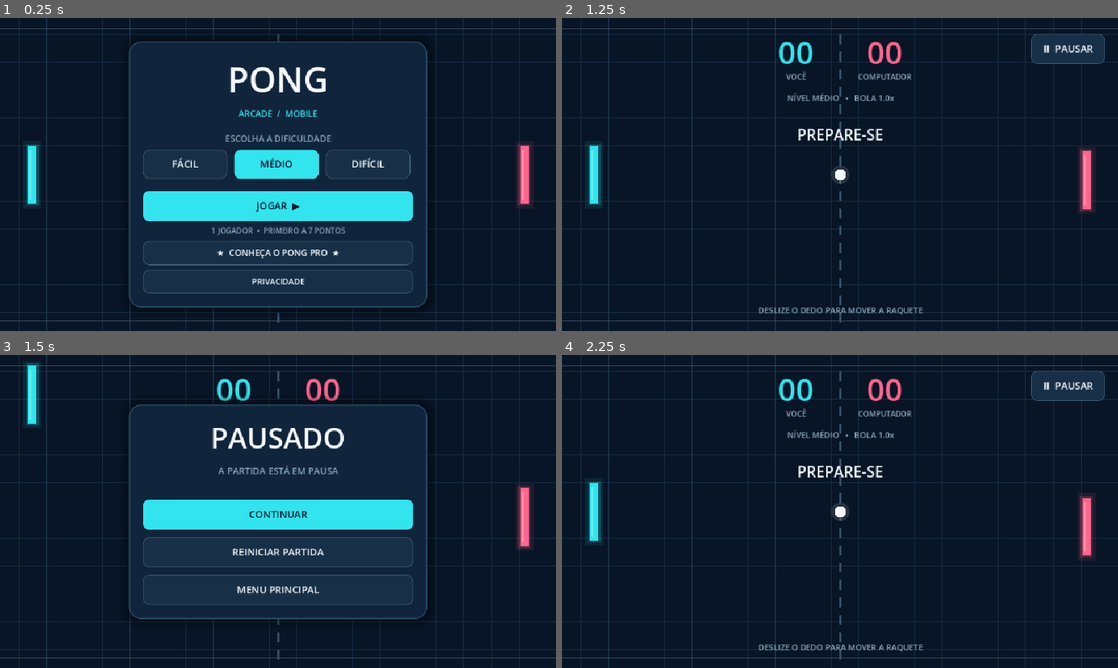
Above: before the commit, frames 1-4 (two rows, left to right).
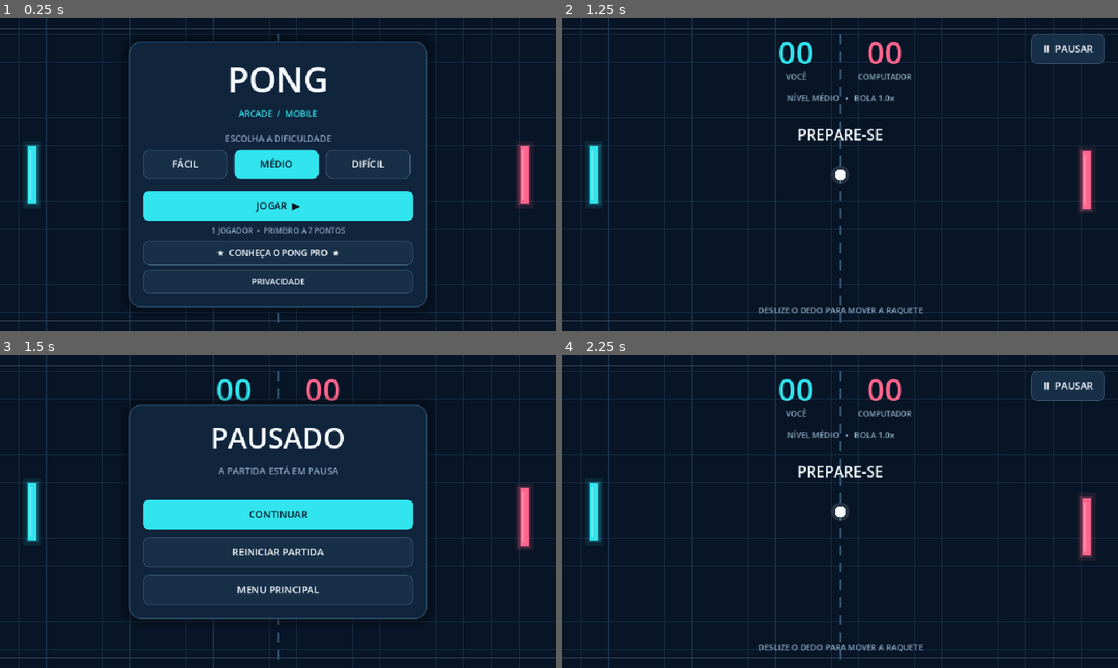
Above: after the commit, the same moments.

Repository: pitinga/game-pong-mobile
Game: Godot game, scene res://scenes/main.tscn
Same seed, same stepped clock (60 frames per second), same inputs: the game is played once before the commit and once after it.
Inputs:
- Up to frame 1 (0.25 s): no input
- Up to frame 2 (1.25 s): click "JOGAR ▶" at 0.5 s
- Up to frame 3 (1.5 s): click "Ⅱ PAUSAR" at 1.25 s
- Up to frame 4 (2.25 s): click "REINICIAR PARTIDA" at 2 s

Frames 1-2 are identical in both runs. In frame 3, 0.9% of the frame differs, in the area x 4-7%, y 2-60%; in frame 4, nothing differs.

Commit message:
fix: isolate game tests, protect pause touch, persist ad limits and expand layouts (v0.3.2)

Diff:
--- a/project.godot
+++ b/project.godot
@@ -7,7 +7,7 @@
 run/main_scene="res://scenes/main.tscn"
 config/icon="res://assets/icon.svg"
 config/features=PackedStringArray("4.4", "GL Compatibility")
-config/description="Pong para um jogador contra o computador."
+config/description="Pong para Android: clássico contra o computador, sobrevivência e dois jogadores locais na edição Pro."
 
 [display]
 
@@ -16,7 +16,12 @@
 window/size/window_width_override=960
 window/size/window_height_override=540
 window/stretch/mode="canvas_items"
+window/stretch/aspect="expand"
 window/handheld/orientation=0
+
+[input_devices]
+
+pointing/emulate_mouse_from_touch=false
 
 [rendering]
 
--- a/scripts/ad_policy.gd
+++ b/scripts/ad_policy.gd
@@ -1,5 +1,6 @@
 extends RefCounted
-## Limites locais de intersticiais. A rede de anúncios ainda pode impor limites adicionais.
+## Limites locais de intersticiais com carimbos Unix (milissegundos), persistidos
+## entre aberturas do app. O AdMob também deve impor o próprio limite.
 
 const MATCHES_PER_AD := 4
 const MIN_INTERVAL_MSEC := 10 * 60 * 1000
@@ -12,12 +13,13 @@
 
 
 func note_finished_match() -> void:
-	matches_since_ad += 1
+	matches_since_ad = mini(matches_since_ad + 1, MATCHES_PER_AD)
 
 
 func can_show(now_msec: int) -> bool:
 	if matches_since_ad < MATCHES_PER_AD:
 		return false
+	# Se o relógio voltar no tempo, não liberar um anúncio antecipado.
 	if _last_impression_msec >= 0 and now_msec - _last_impression_msec < MIN_INTERVAL_MSEC:
 		return false
 	_prune(now_msec)
@@ -34,3 +36,31 @@
 func _prune(now_msec: int) -> void:
 	while not _impressions_msec.is_empty() and now_msec - _impressions_msec[0] >= HOUR_MSEC:
 		_impressions_msec.pop_front()
+
+
+func save_state(path: String) -> Error:
+	var config := ConfigFile.new()
+	config.set_value("ads", "matches_since_ad", matches_since_ad)
+	config.set_value("ads", "last_impression_unix_msec", _last_impression_msec)
+	config.set_value("ads", "impressions_unix_msec", _impressions_msec)
+	return config.save(path)
+
+
+func load_state(path: String) -> Error:
+	var config := ConfigFile.new()
+	var result := config.load(path)
+	if result != OK:
+		return result
+	matches_since_ad = clampi(int(config.get_value("ads", "matches_since_ad", 0)), 0, MATCHES_PER_AD)
+	_last_impression_msec = maxi(-1, int(config.get_value("ads", "last_impression_unix_msec", -1)))
+	_impressions_msec.clear()
+	var stored: Variant = config.get_value("ads", "impressions_unix_msec", [])
+	if stored is Array or stored is PackedInt64Array:
+		for timestamp in stored:
+			var value := int(timestamp)
+			if value >= 0:
+				_impressions_msec.append(value)
+	_impressions_msec.sort()
+	if not _impressions_msec.is_empty():
+		_last_impression_msec = maxi(_last_impression_msec, _impressions_msec.back())
+	return OK
--- a/scripts/pong.gd
+++ b/scripts/pong.gd
@@ -8,6 +8,7 @@
 const PRO_STORE_URL := "https://play.google.com/store/apps/details?id=com.pitinga.pongmobile.pro"
 const SETTINGS_FILE := "user://pong_pro_settings.cfg"
 const STATS_FILE := "user://pong_pro_stats.cfg"
+const AD_POLICY_FILE := "user://pong_free_ad_policy.cfg"
 
 const BG := Color("#081526")
 const GRID := Color("#183047")
@@ -40,6 +41,10 @@
 ]
 
 var is_pro := OS.has_feature("pong_pro")
+# Caminhos substituiveis nos testes: nunca gravar nas preferencias reais.
+var settings_file := SETTINGS_FILE
+var stats_file := STATS_FILE
+var ad_policy_file := AD_POLICY_FILE
 var match_mode: MatchMode = MatchMode.CLASSIC
 var point_limit := WIN_SCORE
 var ball_scale := 1.0
@@ -47,8 +52,8 @@
 var theme_index := 0
 var survival_hits := 0
 var _stats := {
-	"played": 0, "wins": 0, "losses": 0, "streak": 0,
-	"best_streak": 0, "best_survival": 0, "two_player_matches": 0,
+	"played": 0, "streak": 0,
+	"best_streak": 0, "best_survival": 0, "survival_matches": 0, "two_player_matches": 0,
 	"standard_wins": 0, "standard_losses": 0,
 	"custom_wins": 0, "custom_losses": 0,
 }
@@ -97,11 +102,13 @@
 	if is_pro:
 		_load_pro_settings()
 		_load_pro_stats()
+	else:
+		_ad_policy.load_state(ad_policy_file)
 	_build_sounds()
 	_build_interface()
 	_reset_positions()
 	_show_interface()
-	resized.connect(queue_redraw)
+	resized.connect(_on_resized)
 	queue_redraw()
 
 
@@ -191,28 +198,55 @@
 				get_viewport().set_input_as_handled()
 			elif state in [GameState.PRIVACY, GameState.SETTINGS, GameState.STATS]:
 				_return_to_menu()
+				get_viewport().set_input_as_handled()
 			return
-		if event.keycode == KEY_ENTER and state == GameState.MENU:
+		if event.keycode == KEY_ENTER and state == GameState.MENU and get_viewport().gui_get_focus_owner() == null:
 			_start_match()
+			get_viewport().set_input_as_handled()
 			return
 
+
+func _unhandled_input(event: InputEvent) -> void:
 	if state != GameState.PLAYING:
 		return
 
-	if event is InputEventScreenTouch and event.pressed:
-		_set_touch_paddle(event.position)
+	var move_paddle := false
+	if event is InputEventScreenTouch:
+		move_paddle = event.pressed
 	elif event is InputEventScreenDrag:
-		_set_touch_paddle(event.position)
-	elif event is InputEventMouseButton and event.button_index == MOUSE_BUTTON_LEFT and event.pressed:
-		_set_touch_paddle(event.position)
-	elif event is InputEventMouseMotion and Input.is_mouse_button_pressed(MOUSE_BUTTON_LEFT):
-		_set_touch_paddle(event.position)
+		move_paddle = true
+	elif event is InputEventMouseButton:
+		move_paddle = event.button_index == MOUSE_BUTTON_LEFT and event.pressed
+	elif event is InputEventMouseMotion:
+		move_paddle = Input.is_mouse_button_pressed(MOUSE_BUTTON_LEFT)
+	if not move_paddle:
+		return
+
+	# A GUI recebe primeiro; o retangulo de pausa protege tambem eventos
+	# que possam passar pela GUI em dispositivos especificos.
+	if _pause_button.visible and _pause_button.get_global_rect().has_point(event.position):
+		return
+	var local_event := make_input_local(event)
+	_set_touch_paddle(local_event.position)
+	get_viewport().set_input_as_handled()
 
 
 func _notification(what: int) -> void:
-	if what == NOTIFICATION_APPLICATION_PAUSED and state == GameState.PLAYING:
+	if what in [NOTIFICATION_APPLICATION_PAUSED, NOTIFICATION_APPLICATION_FOCUS_OUT] and state == GameState.PLAYING:
 		state = GameState.PAUSED
 		_show_interface()
+
+
+func _on_resized() -> void:
+	if size.x <= 0.0 or size.y <= 0.0:
+		return
+	_set_player_y(player_y)
+	_set_cpu_y(cpu_y)
+	_cpu_target_y = clampf(_cpu_target_y, FIELD_MARGIN, size.y - FIELD_MARGIN)
+	ball_position = ball_position.clamp(Vector2.ZERO, size)
+	if state == GameState.MENU:
+		ball_position = size * 0.5
+	queue_redraw()
 
 
 func _draw() -> void:
@@ -438,6 +472,8 @@
 		_record_pro_stats(won)
 	else:
 		_ad_policy.note_finished_match()
+		if _ad_policy.save_state(ad_policy_file) != OK:
+			push_warning("Não foi possível guardar o limite local de anúncios.")
 		# O adaptador AdMob será conectado quando a conta e os IDs estiverem disponíveis.
 		# Nenhum anúncio é solicitado no momento, evitando publicidade de teste em produção.
 	_show_interface()
@@ -502,7 +538,7 @@
 
 func _load_pro_settings() -> void:
 	var config := ConfigFile.new()
-	if config.load(SETTINGS_FILE) != OK:
+	if config.load(settings_file) != OK:
 		return
 	ball_scale = clampf(float(config.get_value("visual", "ball_scale", 1.0)), 0.7, 1.5)
 	paddle_scale = clampf(float(config.get_value("visual", "paddle_scale", 1.0)), 0.7, 1.5)
@@ -520,23 +556,28 @@
 	config.set_value("visual", "theme", theme_index)
 	config.set_value("rules", "mode", int(match_mode))
 	config.set_value("rules", "points", _points_index())
-	if config.save(SETTINGS_FILE) != OK:
+	if config.save(settings_file) != OK:
 		push_warning("Não foi possível guardar a personalização do Pong Pro.")
 
 
 func _load_pro_stats() -> void:
 	var config := ConfigFile.new()
-	if config.load(STATS_FILE) != OK:
+	if config.load(stats_file) != OK:
 		return
 	for key in _stats.keys():
 		_stats[key] = maxi(0, int(config.get_value("stats", key, 0)))
+	# Compatibilidade com instalações antigas que só guardavam o total.
+	if not config.has_section_key("stats", "survival_matches"):
+		var classic_count := int(_stats["standard_wins"]) + int(_stats["standard_losses"]) + int(_stats["custom_wins"]) + int(_stats["custom_losses"])
+		_stats["survival_matches"] = maxi(0, int(_stats["played"]) - classic_count - int(_stats["two_player_matches"]))
+	_stats["played"] = _count_pro_matches()
 
 
 func _save_pro_stats() -> void:
 	var config := ConfigFile.new()
 	for key in _stats.keys():
 		config.set_value("stats", key, _stats[key])
-	if config.save(STATS_FILE) != OK:
+	if config.save(stats_file) != OK:
 		push_warning("Não foi possível guardar as estatísticas do Pong Pro.")
 
 
@@ -544,33 +585,37 @@
 	_stats["played"] += 1
 	match match_mode:
 		MatchMode.SURVIVAL:
+			_stats["survival_matches"] += 1
 			_stats["best_survival"] = maxi(int(_stats["best_survival"]), survival_hits)
 		MatchMode.TWO_PLAYERS:
 			_stats["two_player_matches"] += 1
 		MatchMode.CLASSIC:
 			var stat_prefix := "standard" if _is_standard_rules() else "custom"
 			if won:
-				_stats["wins"] += 1
 				_stats[stat_prefix + "_wins"] += 1
 				_stats["streak"] += 1
 				_stats["best_streak"] = maxi(int(_stats["best_streak"]), int(_stats["streak"]))
 			else:
-				_stats["losses"] += 1
 				_stats[stat_prefix + "_losses"] += 1
 				_stats["streak"] = 0
 	_save_pro_stats()
 
 
+func _count_pro_matches() -> int:
+	return int(_stats["standard_wins"]) + int(_stats["standard_losses"]) + int(_stats["custom_wins"]) + int(_stats["custom_losses"]) + int(_stats["survival_matches"]) + int(_stats["two_player_matches"])
+
+
 func _is_standard_rules() -> bool:
 	return is_equal_approx(ball_scale, 1.0) and is_equal_approx(paddle_scale, 1.0) and point_limit == WIN_SCORE
 
 
 func _refresh_stats() -> void:
-	_stats_text.text = "PARTIDAS TOTAIS: %d\nCLÁSSICO PADRÃO: %dV / %dD\nCLÁSSICO PERSONALIZADO: %dV / %dD\nSEQUÊNCIA ATUAL: %d\nMELHOR SEQUÊNCIA: %d\nRECORDE SOBREVIVÊNCIA: %d\nPARTIDAS COM 2 JOGADORES: %d" % [
+	_stats_text.text = "PARTIDAS TOTAIS: %d\nCLÁSSICO PADRÃO: %dV / %dD\nCLÁSSICO PERSONALIZADO: %dV / %dD\nPARTIDAS DE SOBREVIVÊNCIA: %d\nPARTIDAS COM 2 JOGADORES: %d\nSEQUÊNCIA ATUAL: %d\nMELHOR SEQUÊNCIA: %d\nRECORDE SOBREVIVÊNCIA: %d" % [
 		_stats["played"], _stats["standard_wins"], _stats["standard_losses"],
 		_stats["custom_wins"], _stats["custom_losses"],
+		_stats["survival_matches"], _stats["two_player_matches"],
 		_stats["streak"], _stats["best_streak"],
-		_stats["best_survival"], _stats["two_player_matches"]
+		_stats["best_survival"]
 	]
 
 
--- a/tests/test_pong.gd
+++ b/tests/test_pong.gd
@@ -24,7 +24,7 @@
 	game._select_difficulty(level)
 	game._start_match()
 	game._serve_countdown = 0.0
-	game.ball_position = Vector2(540.0, 80.0)
+	game.ball_position = Vector2(game.size.x * 0.5625, game.FIELD_MARGIN + 62.0)
 	game.ball_velocity = Vector2(speed, 0.0)
 	game.cpu_y = game.size.y * 0.5
 	game._cpu_target_y = game.cpu_y
@@ -39,8 +39,55 @@
 	return false
 
 
+func _expected_cpu_impact_y(game: Control) -> float:
+	var impact_x: float = game.size.x - game.PADDLE_MARGIN - game.PADDLE_WIDTH * 0.5 - game._ball_radius()
+	var time_to_impact: float = maxf(0.0, (impact_x - game.ball_position.x) / game.ball_velocity.x)
+	time_to_impact = minf(time_to_impact, game.CPU_LOOKAHEAD[game.difficulty] * game._cpu_reach_factor())
+	var expected_y: float = game.ball_position.y + game.ball_velocity.y * time_to_impact
+	var top: float = game.FIELD_MARGIN + game._ball_radius()
+	var bottom: float = game.size.y - top
+	while expected_y < top or expected_y > bottom:
+		if expected_y < top:
+			expected_y = 2.0 * top - expected_y
+		else:
+			expected_y = 2.0 * bottom - expected_y
+	return expected_y
+
+
 func _run_tests() -> void:
+	# Sem janela, o aspecto expand pode abrir uma area quadrada dependendo do host.
+	# Fixamos o viewport de teste antes de criar a cena.
+	root.size = Vector2i(960, 540)
+	var presets := ConfigFile.new()
+	_check(presets.load("res://export_presets.cfg") == OK, "Presets Android são válidos")
+	_check(presets.get_value("preset.0", "custom_features", "") == "pong_free" and presets.get_value("preset.1", "custom_features", "") == "pong_free", "APKs e AABs Free usam recurso pong_free")
+	_check(presets.get_value("preset.2", "custom_features", "") == "pong_pro" and presets.get_value("preset.3", "custom_features", "") == "pong_pro", "APKs e AABs Pro usam recurso pong_pro")
+	_check(presets.get_value("preset.0.options", "package/unique_name", "") == "com.pitinga.pongmobile" and presets.get_value("preset.2.options", "package/unique_name", "") == "com.pitinga.pongmobile.pro", "Free e Pro têm pacotes Android distintos")
+	var exports_consistent := true
+	for index in range(4):
+		var values: String = presets.get_value("preset.%d" % index, "exclude_filter", "")
+		exports_consistent = exports_consistent and values.contains("tests/*")
+		var options_section := "preset.%d.options" % index
+		exports_consistent = exports_consistent and presets.get_value(options_section, "architectures/arm64-v8a", false)
+		exports_consistent = exports_consistent and not presets.get_value(options_section, "architectures/armeabi-v7a", true)
+		exports_consistent = exports_consistent and not presets.get_value(options_section, "architectures/x86_64", true)
+	exports_consistent = exports_consistent and presets.get_value("preset.0.options", "version/code", -1) == presets.get_value("preset.1.options", "version/code", -2)
+	exports_consistent = exports_consistent and presets.get_value("preset.2.options", "version/code", -1) == presets.get_value("preset.3.options", "version/code", -2)
+	exports_consistent = exports_consistent and presets.get_value("preset.0.options", "version/name", "") == presets.get_value("preset.2.options", "version/name", "")
+	_check(exports_consistent, "Exports excluem testes, usam somente ARM64 e mantêm versões consistentes")
+	_check(presets.get_value("preset.1.options", "gradle_build/min_sdk", "") == "24" and presets.get_value("preset.1.options", "gradle_build/target_sdk", "") == "36", "Publicação Free mantém Android 7 e alvo API 36")
+	_check(presets.get_value("preset.2.options", "gradle_build/min_sdk", "") == "24" and presets.get_value("preset.2.options", "gradle_build/target_sdk", "") == "36", "Publicação Pro mantém Android 7 e alvo API 36")
+	_check(ProjectSettings.get_setting("display/window/stretch/aspect") == "expand", "Jogo aproveita telas fora do formato 16:9")
+	var test_settings_file := "user://pong_tests_settings.cfg"
+	var test_stats_file := "user://pong_tests_stats.cfg"
+	var test_ads_file := "user://pong_tests_ads.cfg"
+	for test_file in [test_settings_file, test_stats_file, test_ads_file]:
+		if FileAccess.file_exists(test_file):
+			DirAccess.remove_absolute(ProjectSettings.globalize_path(test_file))
 	var game: Control = load("res://scenes/main.tscn").instantiate()
+	game.settings_file = test_settings_file
+	game.stats_file = test_stats_file
+	game.ad_policy_file = test_ads_file
 	root.add_child(game)
 	await process_frame
 
@@ -57,6 +104,15 @@
 	_check(game.state == GameScript.GameState.PRIVACY and game._privacy_menu.visible, "Política de privacidade acessível pelo menu")
 	game._return_to_menu()
 	_check(game.state == GameScript.GameState.MENU, "Volta da privacidade para o menu")
+	game._pro_button.focus_mode = Control.FOCUS_ALL
+	game._pro_button.grab_focus()
+	var enter_key := InputEventKey.new()
+	enter_key.keycode = KEY_ENTER
+	enter_key.pressed = true
+	game._input(enter_key)
+	_check(game.state == GameScript.GameState.MENU, "Enter não inicia jogo quando outro botão possui foco")
+	game._pro_button.release_focus()
+	game._pro_button.focus_mode = Control.FOCUS_NONE
 	game._select_difficulty(2)
 	_check(game.difficulty == 2, "Seleciona dificuldade difícil")
 	game._start_match()
@@ -73,6 +129,41 @@
 	_check(game.state == GameScript.GameState.PAUSED, "Pausa a partida")
 	game._toggle_pause()
 	_check(game.state == GameScript.GameState.PLAYING, "Retoma a partida")
+	_check(not ProjectSettings.get_setting("input_devices/pointing/emulate_mouse_from_touch"), "Toque Android não gera segundo evento de mouse")
+	game._set_player_y(game.size.y * 0.42)
+	var before_touch: float = game.player_y
+	var pause_touch := InputEventScreenTouch.new()
+	pause_touch.position = game._pause_button.get_global_rect().get_center()
+	pause_touch.pressed = true
+	game._unhandled_input(pause_touch)
+	_check(is_equal_approx(game.player_y, before_touch), "Toque em Pausar não desloca a raquete")
+	var field_touch := InputEventScreenTouch.new()
+	field_touch.position = Vector2(game.size.x * 0.18, game.size.y * 0.75)
+	field_touch.pressed = true
+	game._unhandled_input(field_touch)
+	_check(is_equal_approx(game.player_y, field_touch.position.y), "Toque fora da GUI continua controlando a raquete")
+	var prior_to_pause: float = game.player_y
+	Input.parse_input_event(pause_touch)
+	var pause_release := InputEventScreenTouch.new()
+	pause_release.position = pause_touch.position
+	pause_release.pressed = false
+	Input.parse_input_event(pause_release)
+	await process_frame
+	_check(game.state == GameScript.GameState.PAUSED and is_equal_approx(game.player_y, prior_to_pause), "Toque real no botão Pausar é consumido pela interface")
+	if game.state == GameScript.GameState.PAUSED:
+		game._toggle_pause()
+	game._notification(game.NOTIFICATION_APPLICATION_FOCUS_OUT)
+	_check(game.state == GameScript.GameState.PAUSED, "Perda de foco pausa a partida no computador")
+	game._toggle_pause()
+	var viewport_size: Vector2 = game.size
+	game.cpu_y = -100.0
+	game.player_y = game.size.y * 2.0
+	game.ball_position = Vector2(game.size.x * 2.0, -50.0)
+	game.size = Vector2(viewport_size.x * 1.3, viewport_size.y)
+	game._on_resized()
+	_check(game.player_y <= game.size.y and game.cpu_y >= 0.0 and game.ball_position.x <= game.size.x, "Redimensionamento mantém jogadores e bola dentro da quadra")
+	game.size = viewport_size
+	game._on_resized()
 
 	_check(game.CPU_SPEEDS[0] < game.CPU_SPEEDS[1] and game.CPU_SPEEDS[1] < game.CPU_SPEEDS[2], "CPU tem velocidades diferentes por nível")
 	_check(game.CPU_REACTION[0] > game.CPU_REACTION[1] and game.CPU_REACTION[1] > game.CPU_REACTION[2], "CPU reage mais rápido nos níveis difíceis")
@@ -142,8 +233,23 @@
 		ad_policy.note_finished_match()
 	_check(not ad_policy.can_show(1200000), "Limite de dois intersticiais por hora")
 	_check(ad_policy.can_show(3600000), "Teto horário expira após sessenta minutos")
-
+	_check(ad_policy._impressions_msec.size() == 1 and ad_policy._impressions_msec[0] == 600000, "Poda descarta apenas impressões que completaram uma hora")
+	_check(ad_policy.can_show(4200000) and ad_policy._impressions_msec.is_empty(), "Poda remove múltiplos registros vencidos na fronteira exata")
+	_check(ad_policy.save_state(test_ads_file) == OK, "Limites de anúncios são salvos em arquivo de teste")
+	var restored_policy = AdPolicy.new()
+	_check(restored_policy.load_state(test_ads_file) == OK, "Limites de anúncios são recarregados após reiniciar")
+	_check(restored_policy.matches_since_ad == ad_policy.MATCHES_PER_AD and restored_policy._last_impression_msec == 600000, "Recarrega contador e último anúncio sem zerar limites")
+	_check(not restored_policy.can_show(599999), "Relógio local retrocedendo não libera anúncio")
+	_check(restored_policy.can_show(4200000), "Após reinício, janela de publicidade expirada libera novo anúncio")
+
+	game.free()
+	game = load("res://scenes/main.tscn").instantiate()
 	game.is_pro = true
+	game.settings_file = test_settings_file
+	game.stats_file = test_stats_file
+	root.add_child(game)
+	await process_frame
+	_check(game._stats["played"] == 0 and game._stats["best_survival"] == 0, "Pro começa com estatísticas de teste vazias")
 	var settings_panel := game._settings_menu.get_child(0) as PanelContainer
 	_check(settings_panel.get_combined_minimum_size().y <= 530.0, "Painel de personalização cabe no celular em paisagem")
 	game._open_settings()
@@ -168,11 +274,11 @@
 	game._cpu_aim_bias = 0.0
 	game._cpu_reaction_timer = 0.0
 	game._update_cpu(0.0)
-	_check(is_equal_approx(game._cpu_target_y, 66.5625), "CPU prevê rebote e colisão com bola a 70%")
+	_check(is_equal_approx(game._cpu_target_y, _expected_cpu_impact_y(game)), "CPU prevê rebote e colisão com bola a 70%")
 	game._set_ball_size(150)
 	game._cpu_reaction_timer = 0.0
 	game._update_cpu(0.0)
-	_check(is_equal_approx(game._cpu_target_y, 77.5625), "CPU recalcula rebote e colisão com bola a 150%")
+	_check(is_equal_approx(game._cpu_target_y, _expected_cpu_impact_y(game)), "CPU recalcula rebote e colisão com bola a 150%")
 	game._set_ball_size(140)
 	game._set_paddle_size(150)
 	game._set_player_y(-100)
@@ -187,7 +293,7 @@
 	game._bounce_from_paddle(true)
 	_check(game.survival_hits == 1, "Sobrevivência contabiliza rebatidas")
 	game._score_point(false)
-	_check(game.state == GameScript.GameState.FINISHED and int(game._stats["best_survival"]) >= 1, "Sobrevivência acaba ao perder e guarda recorde")
+	_check(game.state == GameScript.GameState.FINISHED and int(game._stats["best_survival"]) == 1, "Sobrevivência acaba ao perder e guarda recorde exato")
 	game._set_mode(2)
 	game._start_match()
 	game._set_touch_paddle(Vector2(800, 100))
@@ -203,6 +309,7 @@
 	_check(game.state == GameScript.GameState.PLAYING, "Partida de 11 pontos não termina ao chegar a dez")
 	game._score_point(true)
 	_check(game.state == GameScript.GameState.FINISHED, "Partida de 11 pontos termina no décimo primeiro")
+	_check(game._stats["played"] == game._count_pro_matches() and game._stats["survival_matches"] == 1 and game._stats["custom_wins"] == 1, "Total de partidas Pro corresponde à soma dos modos")
 	game._set_points(2)
 	_check(game.point_limit == 21, "Pro também permite partidas de 21 pontos")
 	_check(not game._is_standard_rules(), "Regras personalizadas não entram nos recordes padrão")
@@ -210,7 +317,7 @@
 	_check(game.ball_scale == 1.0 and game.paddle_scale == 1.0 and game.theme_index == 0, "Restaura dimensões e cores originais com um toque")
 	_check(game.match_mode == GameScript.MatchMode.CLASSIC and game.point_limit == 7, "Restaurar padrão também recupera as regras clássicas")
 	var stored := ConfigFile.new()
-	_check(stored.load(game.SETTINGS_FILE) == OK and is_equal_approx(float(stored.get_value("visual", "ball_scale", 0.0)), 1.0), "Preferências Pro são guardadas localmente")
+	_check(stored.load(game.settings_file) == OK and is_equal_approx(float(stored.get_value("visual", "ball_scale", 0.0)), 1.0), "Preferências Pro são guardadas localmente")
 	game._set_ball_size(120)
 	game._select_theme(1)
 	game._load_pro_settings()
@@ -219,9 +326,12 @@
 
 	var real_pro: Control = load("res://scenes/main.tscn").instantiate()
 	real_pro.is_pro = true
+	real_pro.settings_file = test_settings_file
+	real_pro.stats_file = test_stats_file
 	root.add_child(real_pro)
 	await process_frame
 	_check(real_pro.is_pro and real_pro._pro_button == null, "Menu Pro não possui botão de compra ou anúncios")
+	_check(real_pro._stats["best_survival"] == 1, "Nova instância Pro carrega estatísticas do teste isolado")
 	var pro_menu_panel := real_pro._menu.get_child(0) as PanelContainer
 	_check(pro_menu_panel.get_combined_minimum_size().y <= 530.0, "Menu Pro cabe no celular em paisagem")
 	var stats_panel := real_pro._stats_menu.get_child(0) as PanelContainer
@@ -229,6 +339,20 @@
 	real_pro.free()
 
 	game.free()
+	var legacy_stats := ConfigFile.new()
+	legacy_stats.set_value("stats", "played", 3)
+	legacy_stats.set_value("stats", "standard_wins", 1)
+	legacy_stats.set_value("stats", "two_player_matches", 1)
+	_check(legacy_stats.save(test_stats_file) == OK, "Prepara arquivo antigo de estatísticas para migração")
+	var migrated_game: Control = GameScript.new()
+	migrated_game.stats_file = test_stats_file
+	migrated_game._load_pro_stats()
+	_check(migrated_game._stats["survival_matches"] == 1 and migrated_game._stats["played"] == 3, "Pro migra totais antigos sem perder as partidas de sobrevivência")
+	migrated_game.free()
+	for test_file in [test_settings_file, test_stats_file, test_ads_file]:
+		if FileAccess.file_exists(test_file):
+			DirAccess.remove_absolute(ProjectSettings.globalize_path(test_file))
+		_check(not FileAccess.file_exists(test_file), "Apaga arquivo temporário de teste: " + test_file.get_file())
 	if _failures == 0:
 		print("\nTodos os testes passaram.")
 	else:
Not shown, changed: export_presets.cfg
Not shown, changed: docs/privacy-policy.html
Not shown, changed: store/admob-setup.md
Not shown, changed: store/listing-pro-pt-BR.md
Not shown, changed: store/listing-pt-BR.md
